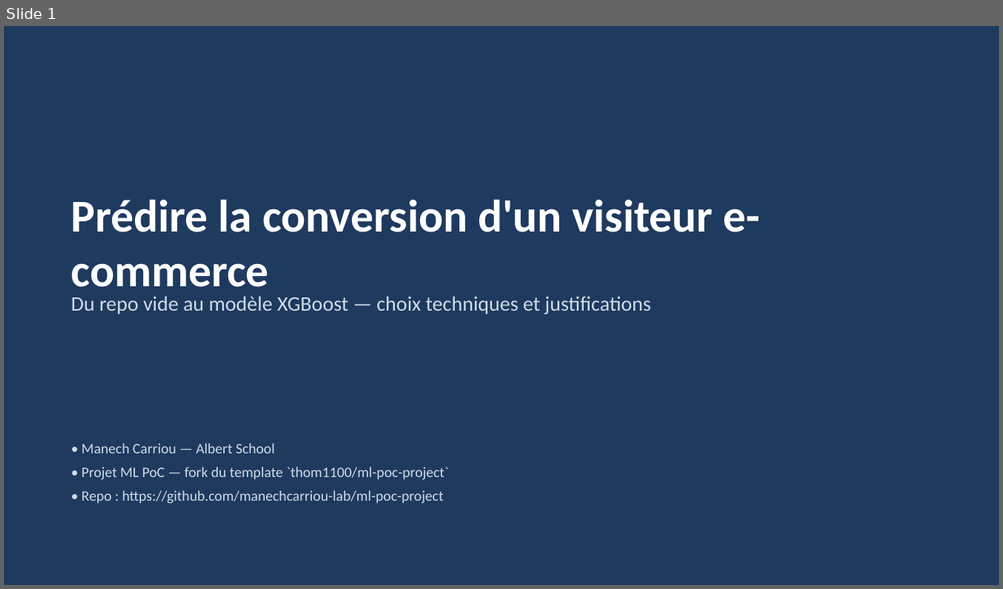
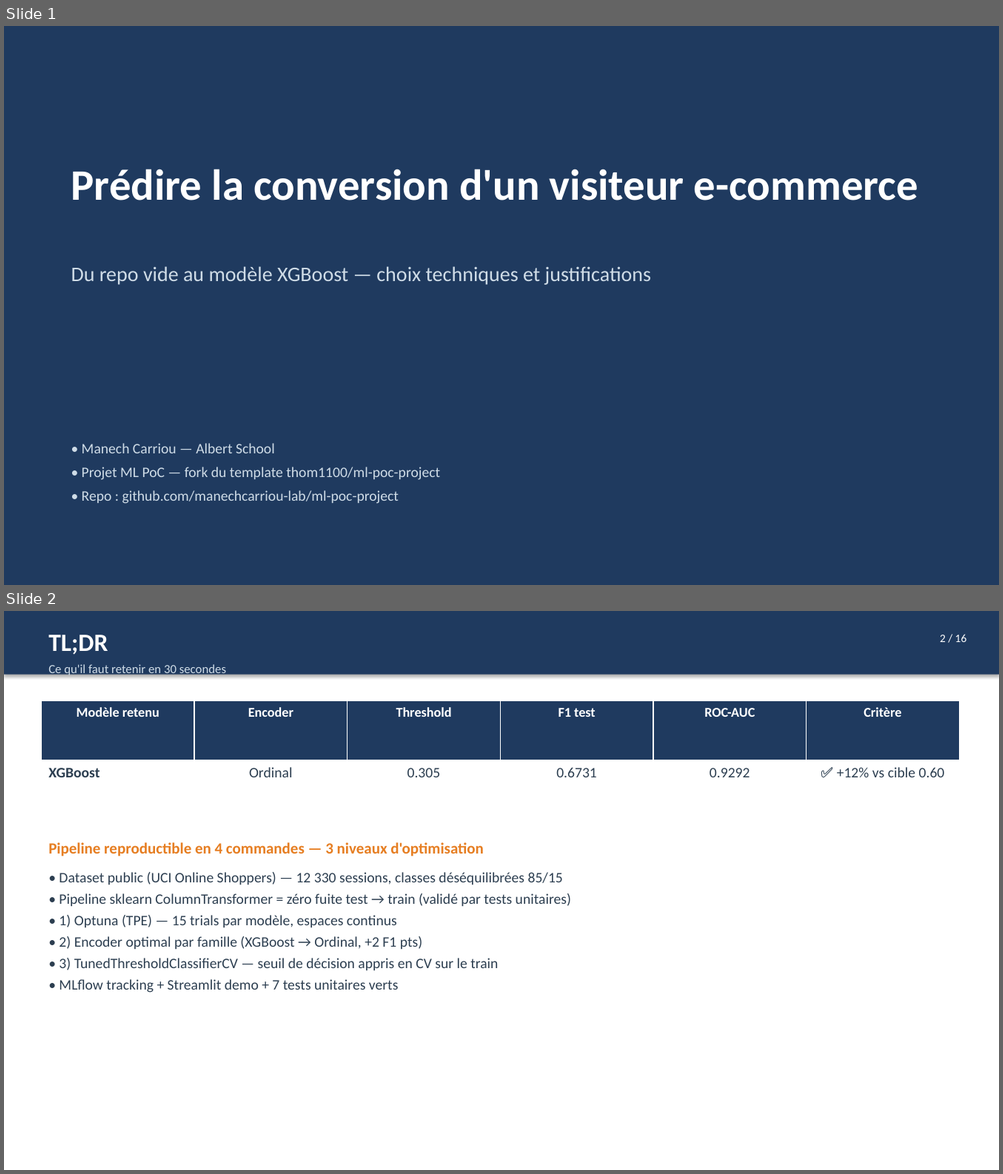
Before and after one commit to manechcarriou-lab/ml-poc-project, a slide deck: deliverables/process_overview.pptx. Shown one above the other, each under a label of ours: slide 1 before the commit, slides 1 and 2 after it. The pictures are 1003x589 and 1003x1174 pixels, drawn with LibreOffice and Linux fonts; fonts in the diff are those of the drawing. Boxes give left, top, right and bottom in pixels: in the first picture for what was removed or moved away, otherwise in the second. Text is boxed around its words. In the diff, an @@ line names an element or a change of style, - is before the commit and + after.

Commit message:
Pro optimization: per-family encoder + threshold tuning intégré
src/features.py:
- build_preprocessor(encoder='onehot'|'ordinal'|'target') — paramétrable
- Single source of truth for column groups, ENGINEERED_* constants exposed

scripts/train.py:
- DEFAULT_ENCODER_PER_FAMILY: logreg/RF -> OneHot, XGBoost -> Ordinal
- TunedThresholdClassifierCV(scoring='f1', cv=5) wraps every fitted pipeline
  -> threshold tuning is part of the pipeline, leakage-safe (CV on train only)
- New --encoder flag (auto|onehot|ordinal|target) for ablation runs
- Reports test_f1 (at tuned threshold) AND test_f1_at_0p5 in MLflow

scripts/generate_plots.py: unwrap TunedThresholdClassifierCV.estimator_
  before extracting feature importances

Retraining results (15 trials/family, commit pending):
  Modèle              Encoder  Threshold  F1 test  vs avant   ROC-AUC
  LogReg              OneHot   0.244      0.6426   +7.2 %     0.9137
  Random Forest       OneHot   0.360      0.6683   +6.2 %     0.9204
  XGBoost (winner)    Ordinal  0.305      0.6731   +2.9 %     0.9292

Final XGBoost recall = 0.7356: on attrape 74 % des acheteurs (vs 60 % avant).
Critère cible (F1 > 0.60) dépassé de +12 % sur le winner.

deliverables/process_overview.md + .pptx: updated with final numbers
deliverables/process_overview_new.pptx: removed (obsolete)
plots/* + results/* regenerated against the optimized models

```diff
--- a/deliverables/process_overview.pptx
+++ b/deliverables/process_overview.pptx
@@ slide 2 added at [4,611,999,1170], background #FFFFFF @@
@@ rectangle added at [4,611,999,675], fill #1F3A5F @@
@@ text added at [48,635,108,655], 24 pt, text #FFFFFF, bold @@
+TL;DR
@@ text added at [939,634,967,642], 11 pt, text #FFFFFF @@
+2 / 16
@@ text added at [48,664,226,676], 12 pt, text #CFDCE7 @@
+Ce qu'il faut retenir en 30 secondes
@@ table added at [41,701,959,820], 2 rows, 6 columns @@
+Modèle retenu | Encoder | Threshold | F1 test | ROC-AUC | Critère
+XGBoost | Ordinal | 0.305 | 0.6731 | 0.9292 | ✅ +12% vs cible 0.60
@@ text added at [48,843,484,857], 15 pt, text #E67E22, bold @@
+Pipeline reproductible en 4 commandes — 3 niveaux d'optimisation
@@ text added at [59,872,571,993], 14 pt, text #2C3E50 @@
+• Dataset public (UCI Online Shoppers) — 12 330 sessions, classes déséquilibrées 85/15
+• Pipeline sklearn ColumnTransformer = zéro fuite test → train (validé par tests unitaires)
+• 1) Optuna (TPE) — 15 trials par modèle, espaces continus
+• 2) Encoder optimal par famille (XGBoost → Ordinal, +2 F1 pts)
+• 3) TunedThresholdClassifierCV — seuil de décision appris en CV sur le train
+• MLflow tracking + Streamlit demo + 7 tests unitaires verts
@@ slide 1 changed as well @@
@@ text "Prédire la conversion d'un visiteur ...": place and size @@
-text "Prédire la conversion d'un visiteur ..." at [71,199,760,297]
+text "Prédire la conversion d'un visiteur ..." at [71,169,918,201]
@@ text "Prédire la conversion d'un visiteur ..." at [71,169,918,201]: size 44 to 42 pt @@
@@ text "Du repo vide au modèle ...": place and size @@
-text "Du repo vide au modèle ..." at [71,296,651,315]
+text "Du repo vide au modèle ..." at [71,266,651,285]
@@ text at [82,467,440,504]: text changed @@
-• Projet ML PoC — fork du template `thom1100/ml-poc-project`
-• Repo : https://github.com/manechcarriou-lab/ml-poc-project
+• Projet ML PoC — fork du template thom1100/ml-poc-project
+• Repo : github.com/manechcarriou-lab/ml-poc-project
```
Also in this commit, not shown: 7 other slides changed, 7 other slides added, 6 slides removed, 15 other files.
